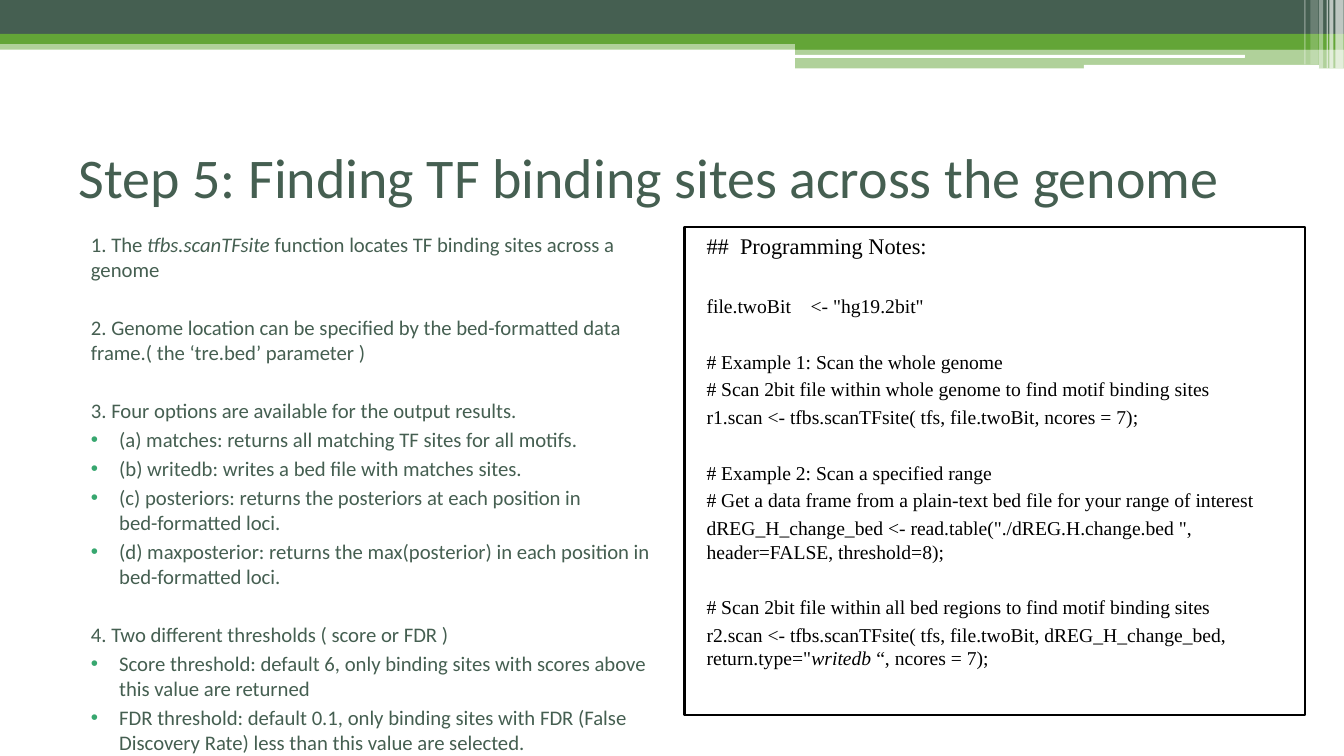
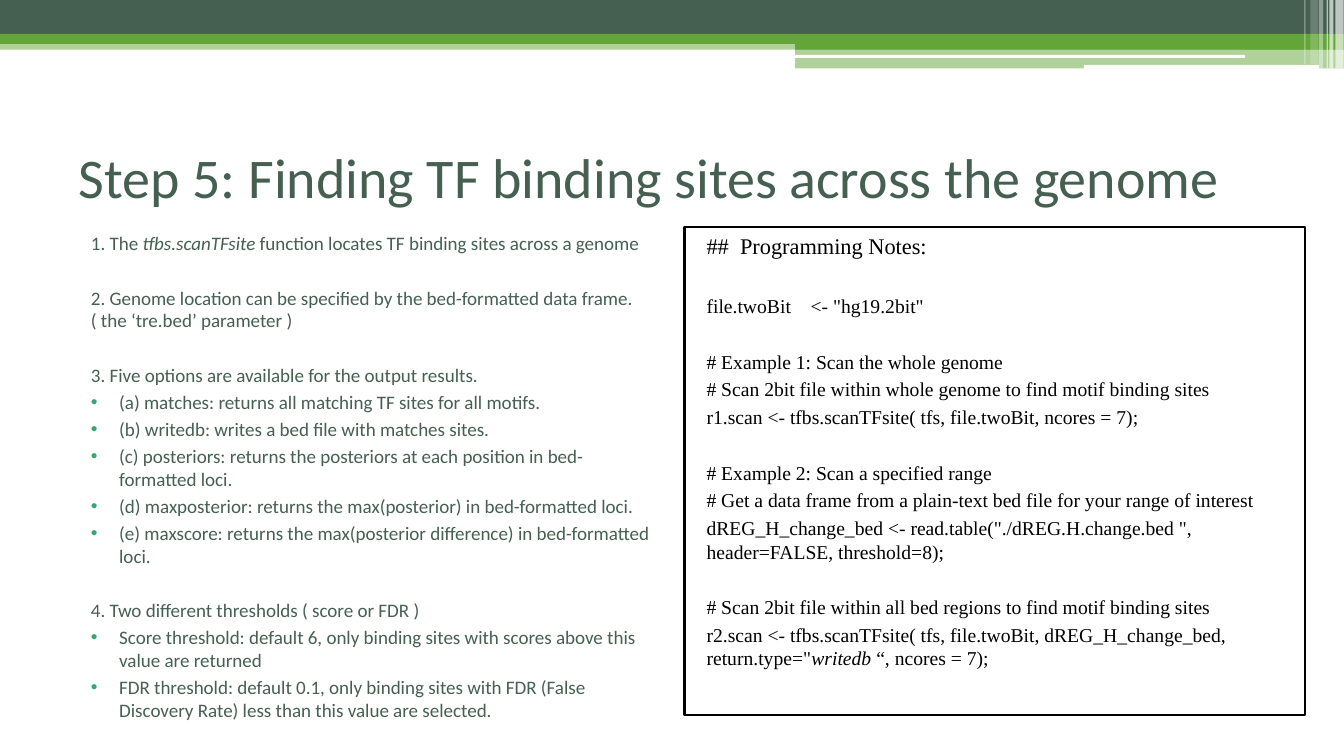
Before and after one commit to Danko-Lab/rtfbs_db, a slide deck: slide 15 of rtfbsdb-tutorial.pptx. Drawn at 1344x756 pixels with LibreOffice and Linux fonts; fonts in the diff are those of the drawing. Boxes give left, top, right and bottom in pixels: in the first picture for what was removed or moved away, otherwise in the second. Text is boxed around its words. In the diff, an @@ line names an element or a change of style, - is before the commit and + after.

Commit message:
Adding 'maxscore' option for the tfbs scanning function

```diff
--- a/rtfbsdb-tutorial.pptx
+++ b/rtfbsdb-tutorial.pptx
@@ text at box(91, 236, 639, 720): size 14.8 to 13.6 pt in "1. The tfbs.scanTFsite function locates TF binding ...", "2. Genome location can be specified by ...", "(a) matches: returns all matching TF sites ...", "(b) writedb: writes a bed file with ..." and 4 more places @@
@@ text at box(91, 368, 478, 385): text changed; size 14.8 to 13.6 pt @@
-3. Four options are available for the output results.
+3. Five options are available for the output results.
@@ text at box(119, 499, 649, 563): text changed; size 14.8 to 13.6 pt @@
-• (d) maxposterior: returns the max(posterior) in each position in bed-formatted loci.
+• (d) maxposterior: returns the max(posterior) in bed-formatted loci.
+• (e) maxscore: returns the max(posterior difference) in bed-formatted loci.
```
Also in this commit, not shown: 5 other files.
